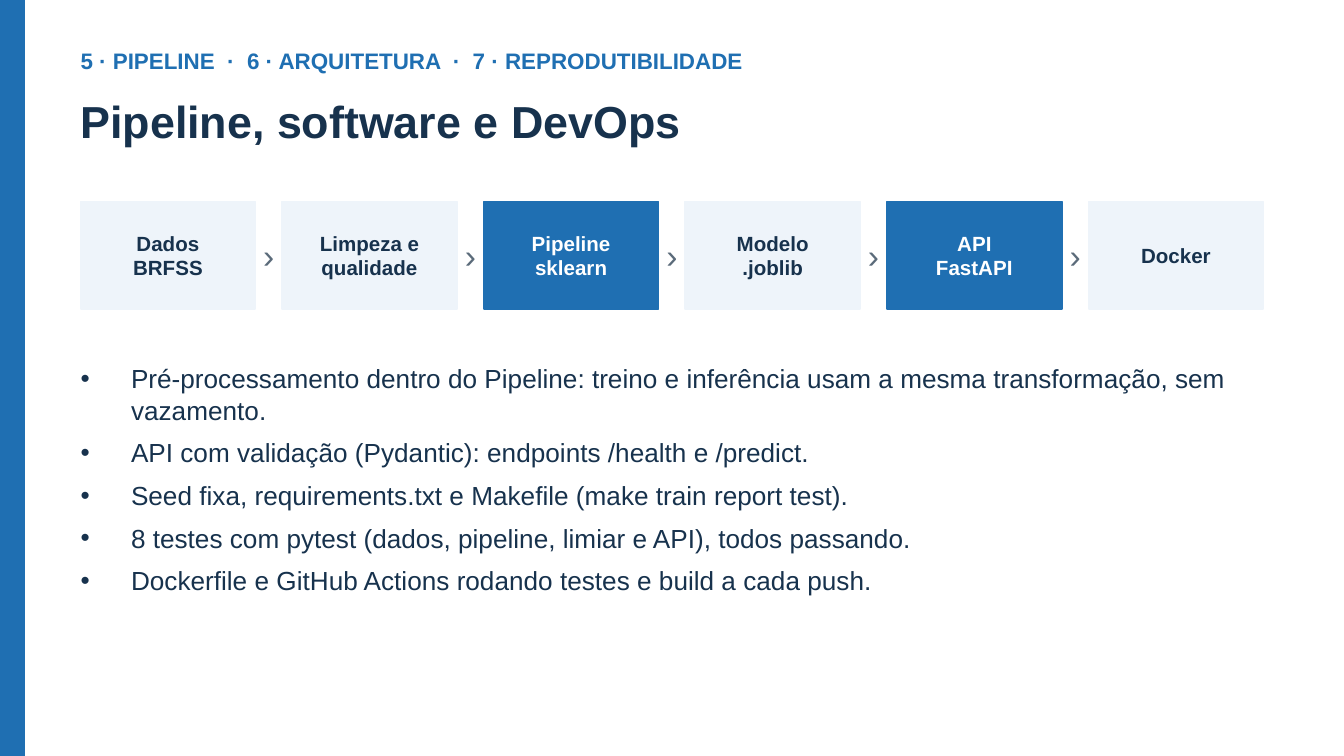
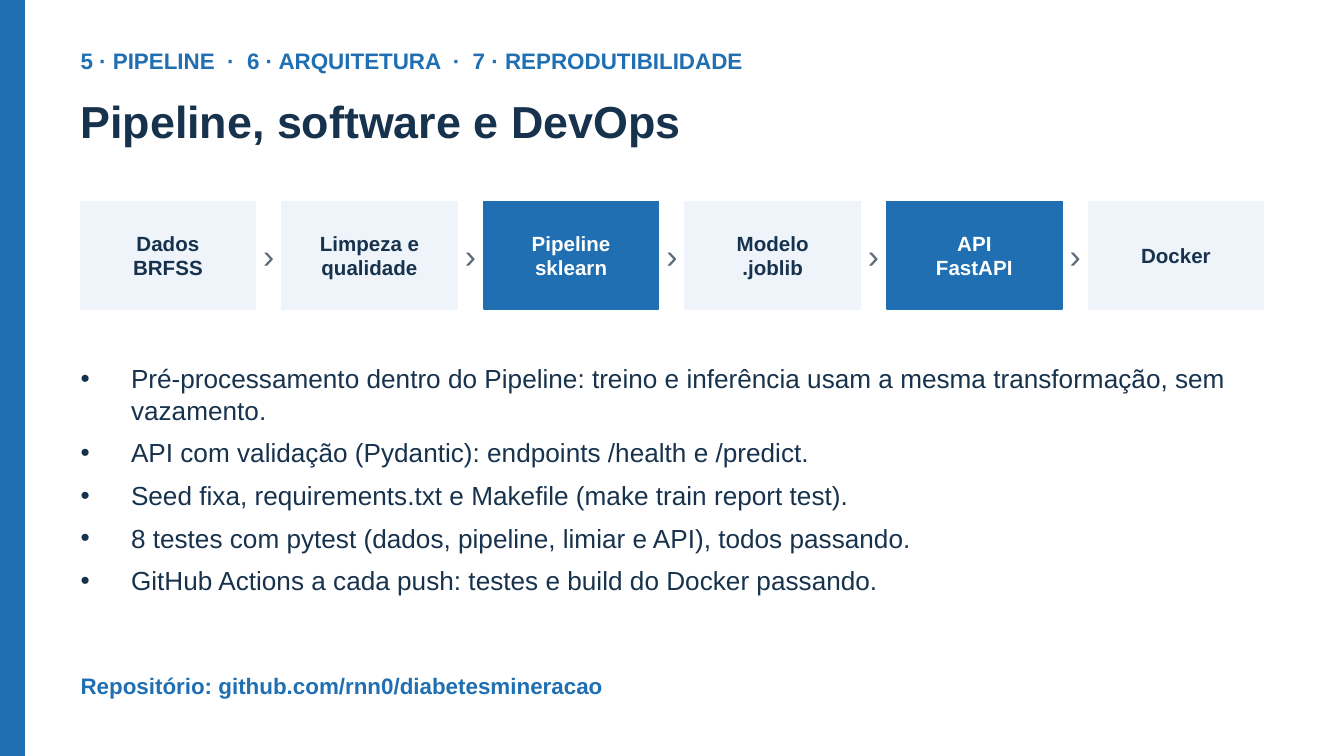
Before and after one commit to rnn0/diabetesmineracao, a slide deck: slide 7 of apresentacao_diabetes_ods3.pptx. Drawn at 1344x756 pixels with LibreOffice and Linux fonts; fonts in the diff are those of the drawing. Boxes give left, top, right and bottom in pixels: in the first picture for what was removed or moved away, otherwise in the second. Text is boxed around its words. In the diff, an @@ line names an element or a change of style, - is before the commit and + after.

```diff
--- a/apresentacao_diabetes_ods3.pptx
+++ b/apresentacao_diabetes_ods3.pptx
@@ text at (131,571,877,596): text changed @@
-• Dockerfile e GitHub Actions rodando testes e build a cada push.
+• GitHub Actions a cada push: testes e build do Docker passando.
@@ text added at (81,677,602,699), 12 pt, text #1F6FB2, bold @@
+Repositório: github.com/rnn0/diabetesmineracao
```
Also in this commit, not shown: 2 other slides changed, 5 other files.
